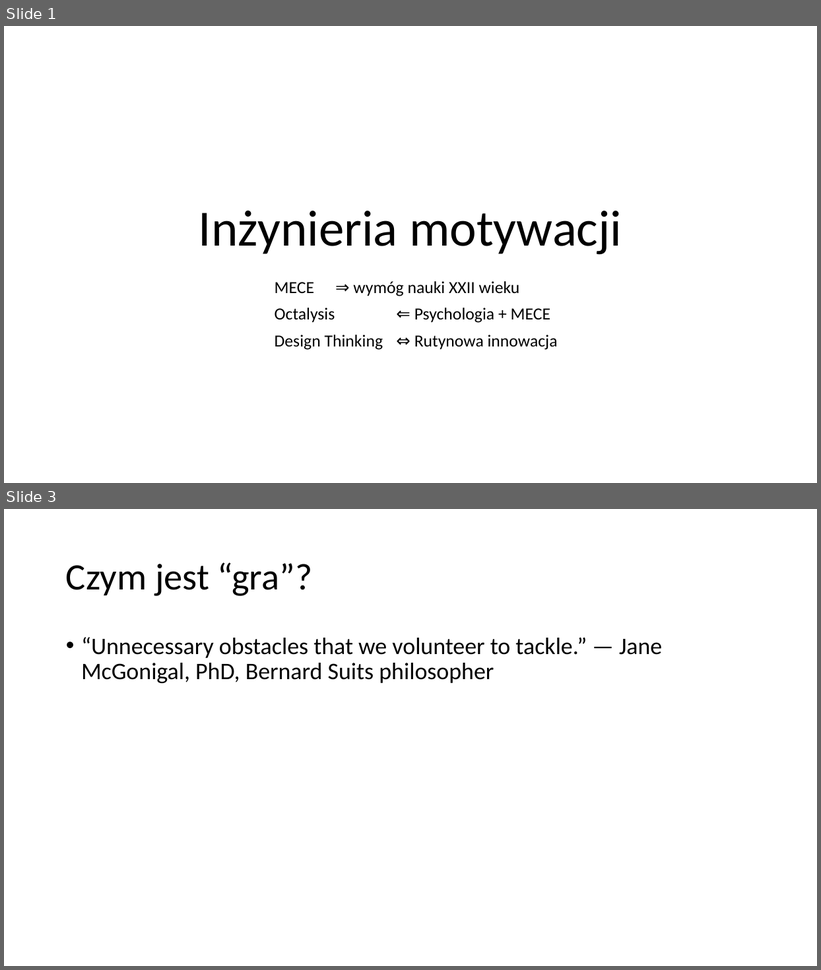
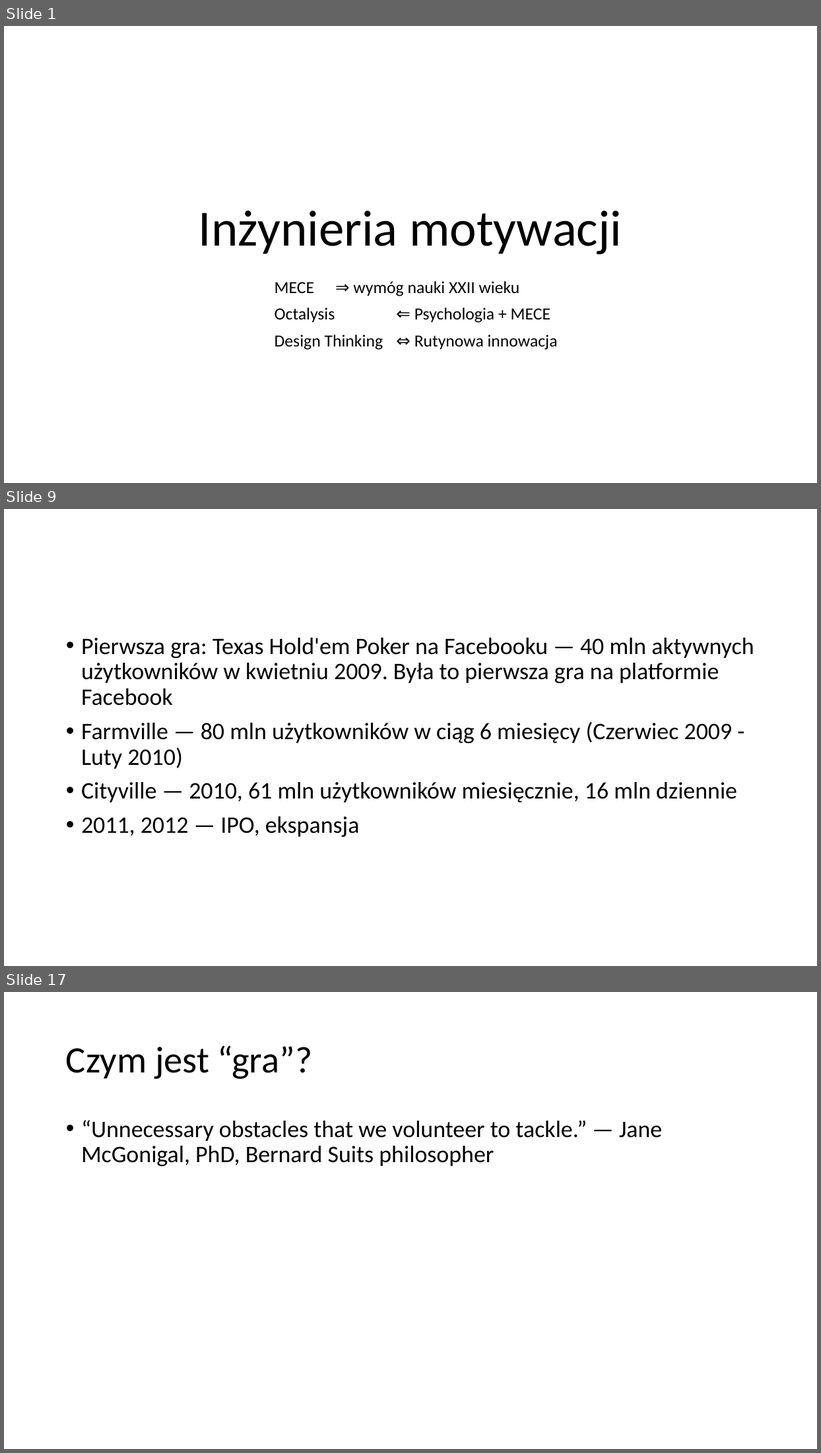
Before and after one commit to Jblew/mece-motivation-workshops, a slide deck: prezentacja-v1.pptx. Shown one above the other, each under a label of ours: slides 1 and 3 before the commit, slides 1, 9 and 17 after it; the slides between them are not shown. The pictures are 821x970 and 821x1453 pixels, drawn with LibreOffice and Linux fonts; fonts in the diff are those of the drawing. Boxes give left, top, right and bottom in pixels: in the first picture for what was removed or moved away, otherwise in the second. Text is boxed around its words. In the diff, an @@ line names an element or a change of style, - is before the commit and + after.

```diff
--- a/prezentacja-v1.pptx
+++ b/prezentacja-v1.pptx
@@ slide 9 added at (4,509,817,966), background #FFFFFF @@
@@ text added at (81,638,754,837), 28 pt, text #000000 @@
+• Pierwsza gra: Texas Hold'em Poker na Facebooku — 40 mln aktywnych użytkowników w kwietniu 2009. Była to pierwsza gra na platformie Facebook
+• Farmville — 80 mln użytkowników w ciąg 6 miesięcy (Czerwiec 2009 - Luty 2010)
+• Cityville — 2010, 61 mln użytkowników miesięcznie, 16 mln dziennie
+• 2011, 2012 — IPO, ekspansja
@@ what was slide 3 is now slide 17 @@
```
Also in this commit, not shown: 14 other slides added, 1 slide removed, 1 other file.
